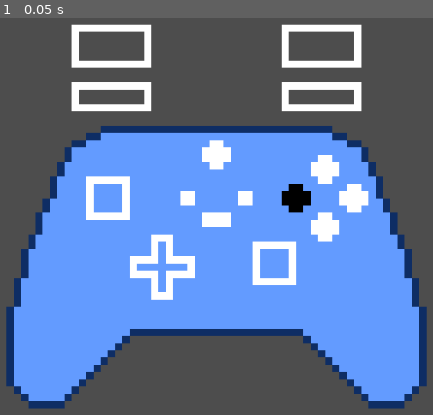
Above: before the commit, frame 1.
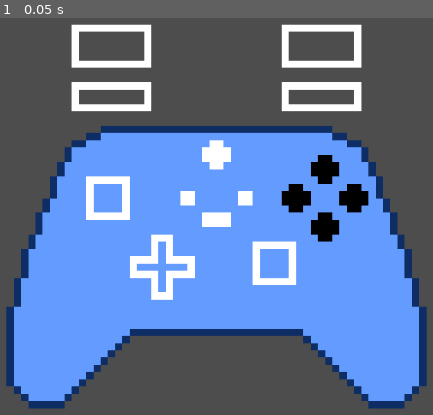
Above: after the commit, the same moment.

Repository: Shuflduf/Controller-Visualiser
Game: Godot game, scene res://main.tscn
Two runs of this game, one before a commit and one after it. Both use one fixed random seed, a clock stepped at 60 frames per second and the inputs below.
Inputs:
- Up to frame 1 (0.05 s): no input

The runs differ from the first frame. In frame 1, 1.2% of the frame differs, in the area x 71-86%, y 34-57%.

Commit message:
couple buttons

Diff:
--- a/main.tscn
+++ b/main.tscn
@@ -1,8 +1,11 @@
-[gd_scene load_steps=4 format=3 uid="uid://b2acn0vy62oj"]
+[gd_scene load_steps=7 format=3 uid="uid://b2acn0vy62oj"]
 
 [ext_resource type="Texture2D" uid="uid://ckd5734mqx8dm" path="res://assets/controller/controller_base.png" id="1_tfr2n"]
 [ext_resource type="Texture2D" uid="uid://btbu3aqyn4i4g" path="res://assets/controller/controller_unpressed.png" id="2_n0cup"]
+[ext_resource type="Texture2D" uid="uid://orod35fo2mi8" path="res://assets/controller/controller_pressed_a.png" id="3_5m7j5"]
 [ext_resource type="Texture2D" uid="uid://dacjb451jcsi3" path="res://assets/controller/controller_pressed_x.png" id="3_e2vmq"]
+[ext_resource type="Texture2D" uid="uid://bsplkr4m1kvow" path="res://assets/controller/controller_pressed_b.png" id="4_n706l"]
+[ext_resource type="Texture2D" uid="uid://ce8lvsnkstnx3" path="res://assets/controller/controller_pressed_y.png" id="6_xn7o0"]
 
 [node name="Control" type="Control"]
 layout_mode = 3
@@ -22,7 +25,7 @@
 texture = ExtResource("1_tfr2n")
 stretch_mode = 5
 
-[node name="TextureRect" type="TextureRect" parent="Base"]
+[node name="Unpressed" type="TextureRect" parent="."]
 layout_mode = 1
 anchors_preset = 15
 anchor_right = 1.0
@@ -32,7 +35,35 @@
 texture = ExtResource("2_n0cup")
 stretch_mode = 5
 
-[node name="TextureRect2" type="TextureRect" parent="Base/TextureRect"]
+[node name="Pressed" type="Control" parent="."]
+layout_mode = 1
+anchors_preset = 15
+anchor_right = 1.0
+anchor_bottom = 1.0
+grow_horizontal = 2
+grow_vertical = 2
+
+[node name="A" type="TextureRect" parent="Pressed"]
+layout_mode = 1
+anchors_preset = 15
+anchor_right = 1.0
+anchor_bottom = 1.0
+grow_horizontal = 2
+grow_vertical = 2
+texture = ExtResource("3_5m7j5")
+stretch_mode = 5
+
+[node name="B" type="TextureRect" parent="Pressed"]
+layout_mode = 1
+anchors_preset = 15
+anchor_right = 1.0
+anchor_bottom = 1.0
+grow_horizontal = 2
+grow_vertical = 2
+texture = ExtResource("4_n706l")
+stretch_mode = 5
+
+[node name="X" type="TextureRect" parent="Pressed"]
 layout_mode = 1
 anchors_preset = 15
 anchor_right = 1.0
@@ -41,3 +72,13 @@
 grow_vertical = 2
 texture = ExtResource("3_e2vmq")
 stretch_mode = 5
+
+[node name="Y" type="TextureRect" parent="Pressed"]
+layout_mode = 1
+anchors_preset = 15
+anchor_right = 1.0
+anchor_bottom = 1.0
+grow_horizontal = 2
+grow_vertical = 2
+texture = ExtResource("6_xn7o0")
+stretch_mode = 5
Binary file added: assets/controller/controller_pressed_a.png
Not shown, added: assets/controller/controller_pressed_a.png.import
Binary file added: assets/controller/controller_pressed_b.png
Not shown, added: assets/controller/controller_pressed_b.png.import
Binary file added: assets/controller/controller_pressed_y.png
Not shown, added: assets/controller/controller_pressed_y.png.import
